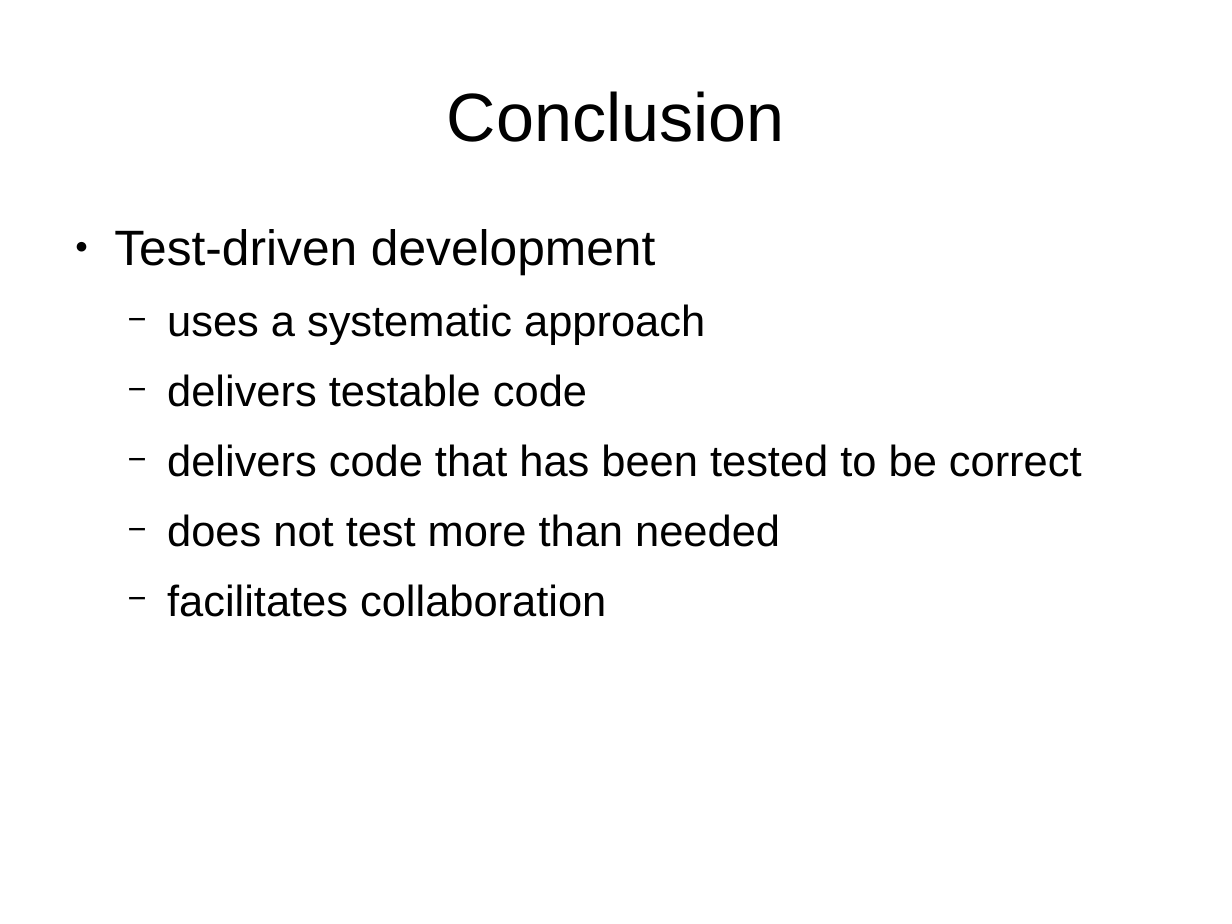
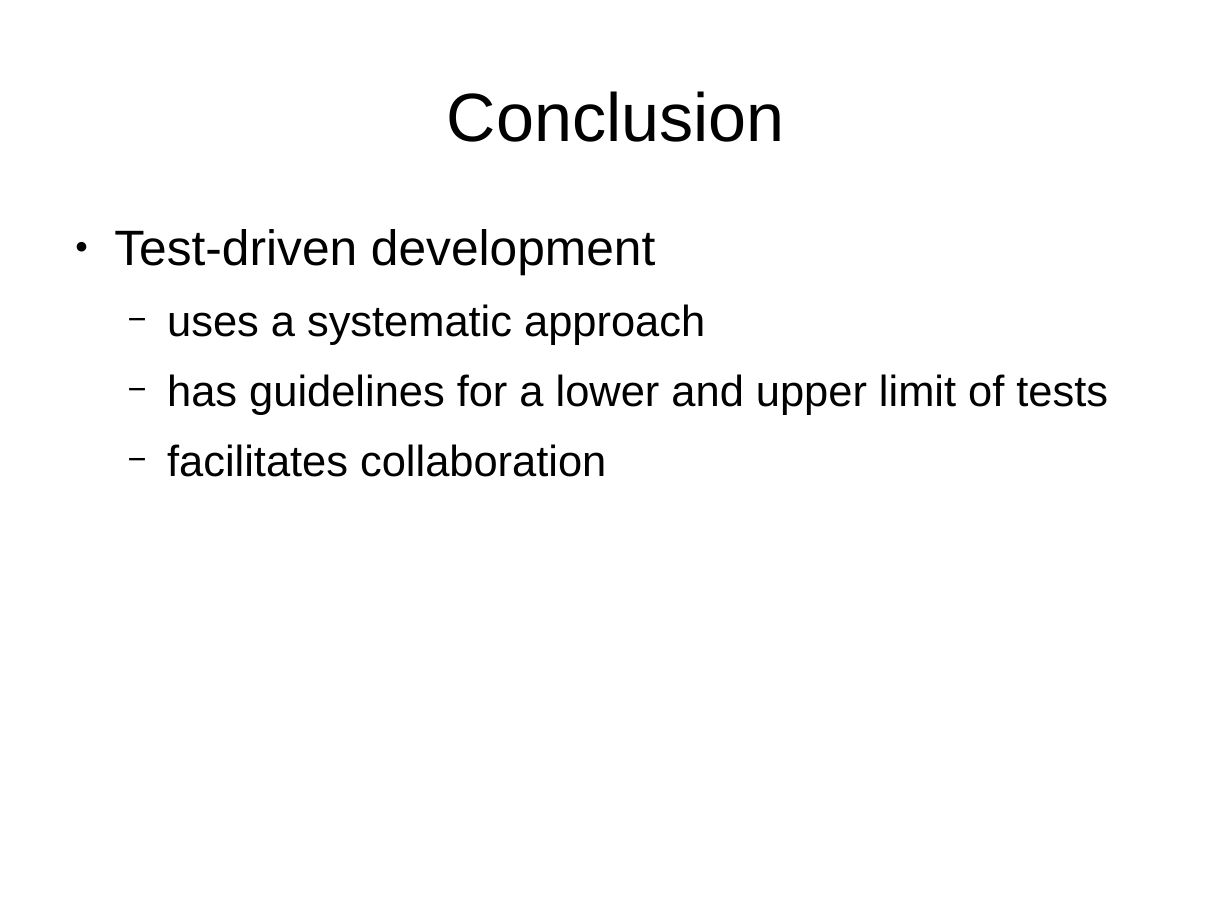
Before and after one commit to richelbilderbeek/PresentationsAboutR, a slide deck: slide 36 of TestDrivenDevelopment/TestDrivenDevelopment.odp (slide 28 before the commit). Drawn at 1232x924 pixels with LibreOffice and Linux fonts; fonts in the diff are those of the drawing. Boxes give left, top, right and bottom in pixels: in the first picture for what was removed or moved away, otherwise in the second. Text is boxed around its words. In the diff, an @@ line names an element or a change of style, - is before the commit and + after.

```diff
--- a/TestDrivenDevelopment/TestDrivenDevelopment.odp
+++ b/TestDrivenDevelopment/TestDrivenDevelopment.odp
@@ text at <box>167,374,1108,415</box>: text changed @@
-  − delivers testable code
-  − delivers code that has been tested to be correct
-  − does not test more than needed
+  − has guidelines for a lower and upper limit of tests
```
Also in this commit, not shown: 16 other slides changed, 11 slides added, 3 slides removed, 3 other files.
